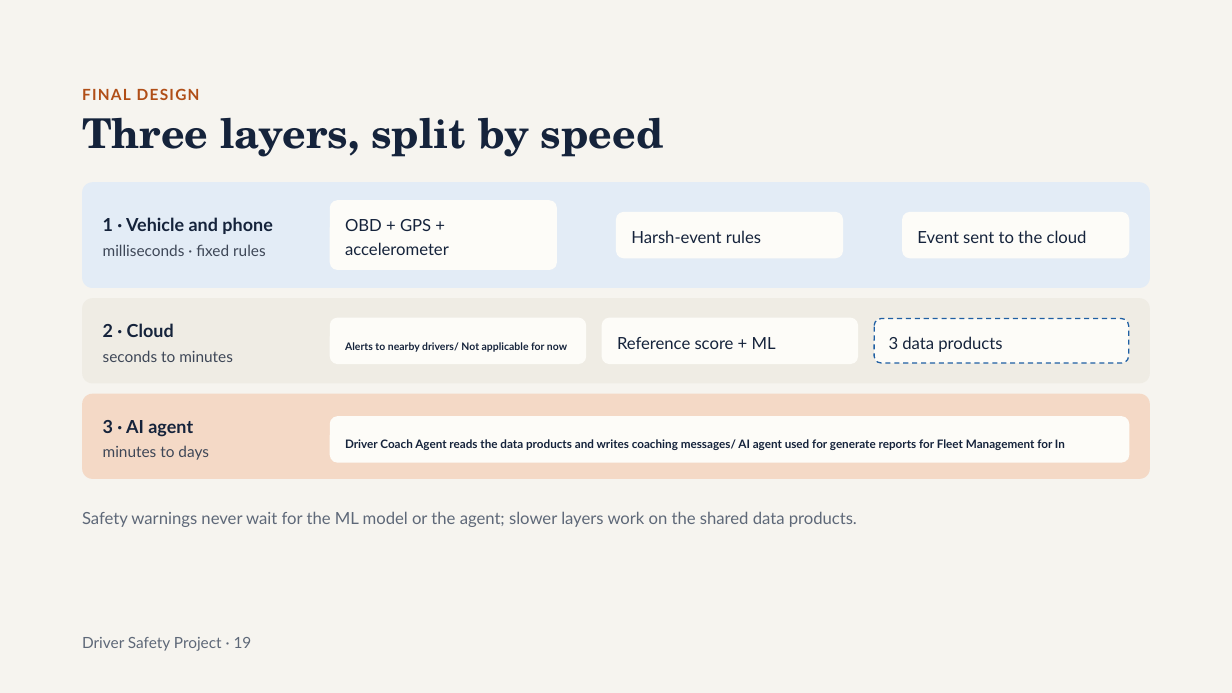
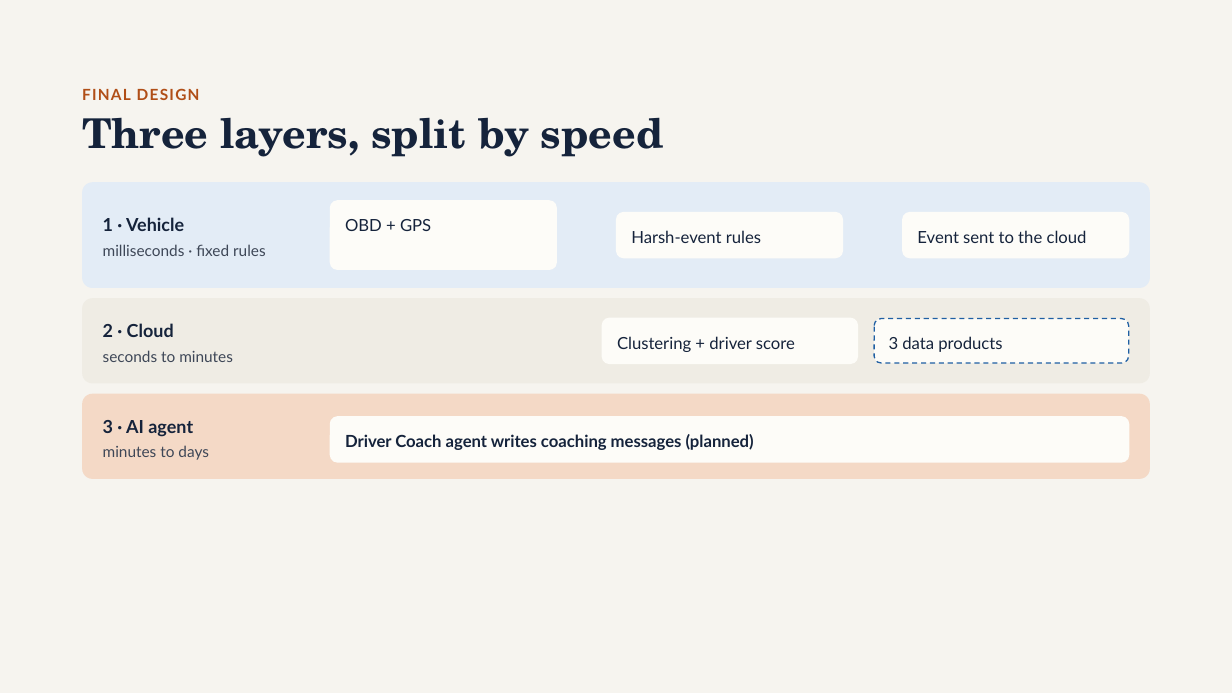
Before and after one commit to Osama-Gamil/Driver-Behaviour-PR, a slide deck: slide 39 of presentation/Driver_Safety_Project.pptx (slide 40 before the commit). Drawn at 1232x693 pixels with LibreOffice and Linux fonts; fonts in the diff are those of the drawing; background and template pictures are left out. Boxes give left, top, right and bottom in pixels: in the first picture for what was removed or moved away, otherwise in the second. Text is boxed around its words. In the diff, an @@ line names an element or a change of style, - is before the commit and + after.

```diff
--- a/presentation/Driver_Safety_Project.pptx
+++ b/presentation/Driver_Safety_Project.pptx
@@ text at [103, 217, 184, 231]: text changed @@
-1 · Vehicle and phone
+1 · Vehicle
@@ text in rounded rectangle at [345, 219, 431, 231]: text changed @@
-OBD + GPS + accelerometer
+OBD + GPS
@@ rounded rectangle removed at [330, 318, 587, 364] @@
-Alerts to nearby drivers/ Not applicable for now
@@ text in rounded rectangle at [617, 336, 795, 352]: text changed @@
-Reference score + ML
+Clustering + driver score
@@ text in rounded rectangle at [345, 434, 754, 450]: text changed; size 9.1 to 13 pt @@
-Driver Coach Agent reads the data products and writes coaching messages/ AI agent used for generate reports for Fleet Management for In
+Driver Coach agent writes coaching messages (planned)
@@ text removed at [82, 511, 857, 527] @@
-Safety warnings never wait for the ML model or the agent; slower layers work on the shared data products.
@@ text removed at [82, 637, 252, 651] @@
-Driver Safety Project · 19
```
Also in this commit, not shown: 11 other slides changed, 1 slide added, 3 slides removed.
